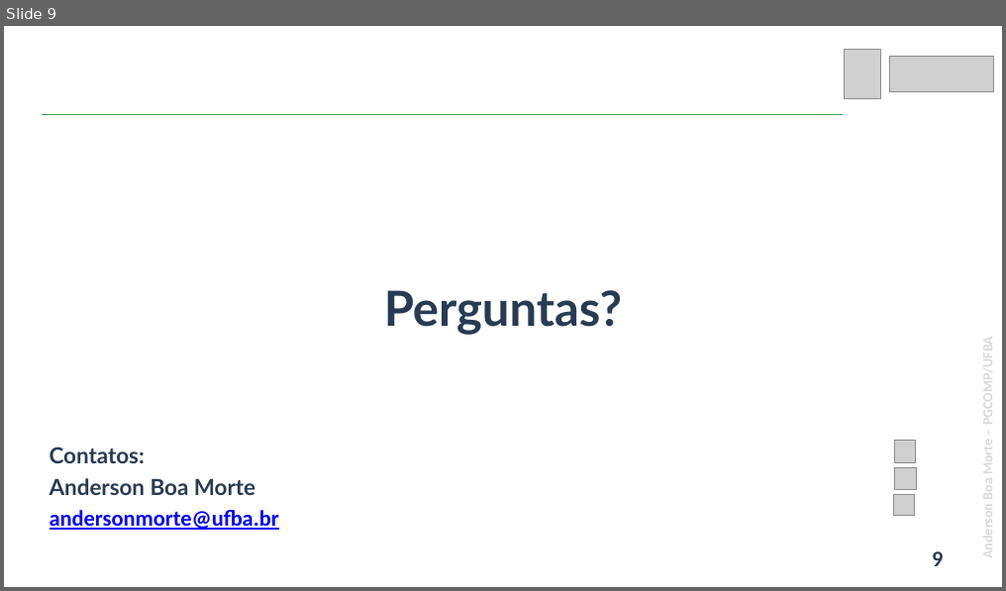
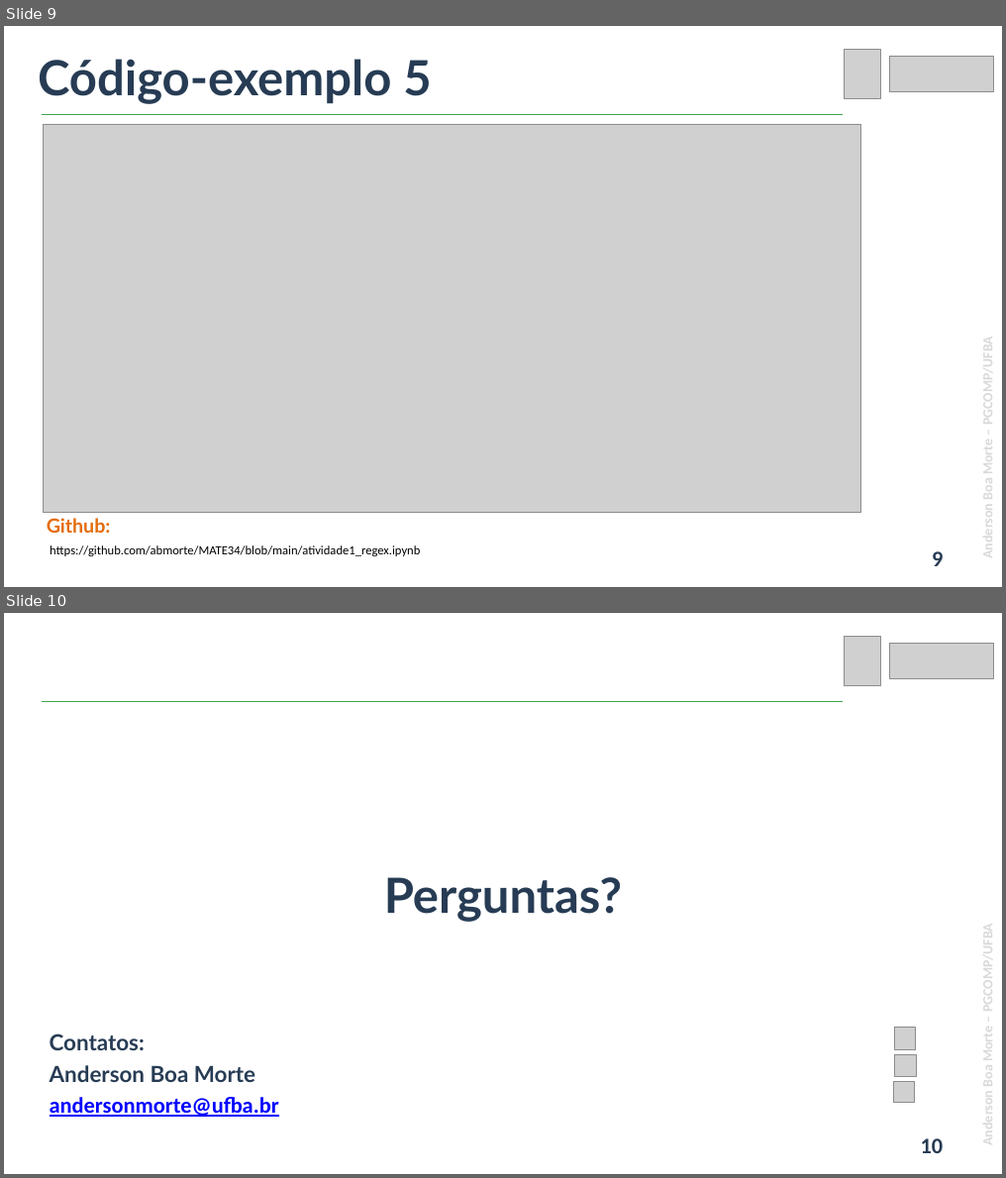
Before and after one commit to abmorte/MATE34, a slide deck: atividade1.pptx. Shown one above the other, each under a label of ours: slide 9 before the commit, slides 9 and 10 after it. The pictures are 1006x591 and 1006x1178 pixels, drawn with LibreOffice and Linux fonts; fonts in the diff are those of the drawing; grey boxes stand for pictures. Boxes give left, top, right and bottom in pixels: in the first picture for what was removed or moved away, otherwise in the second. Text is boxed around its words. In the diff, an @@ line names an element or a change of style, - is before the commit and + after.

Commit message:
chore: add cod exemplo 5 no ppt

```diff
--- a/atividade1.pptx
+++ b/atividade1.pptx
@@ slide 9 added at [4, 26, 1002, 587], background #FFFFFF; not listed: 1 template element that a slide beside it also shows @@
@@ picture added at [844, 50, 881, 98] @@
@@ text added at [38, 59, 431, 104], 70 pt, text #273C54, bold @@
+Código-exemplo 5
@@ picture added at [890, 56, 993, 92] @@
@@ line added from (42, 114) to (843, 114), #3FA54E 0.75 pt @@
@@ picture added at [43, 124, 860, 512] @@
@@ text added at [47, 518, 111, 533], 28 pt, text #E46C0A, bold @@
+Github:
@@ text added at [50, 546, 420, 557], 18 pt, text #000000 @@
+https://github.com/abmorte/MATE34/blob/main/atividade1_regex.ipynb
@@ page number added at [932, 552, 943, 567], 32 pt, text #273C54, bold @@
+9
@@ what was slide 9 is now slide 10 @@
@@ page number at [921, 1139, 944, 1154]: text changed @@
-9
+10
```
Also in this commit, not shown: 2 other files.
